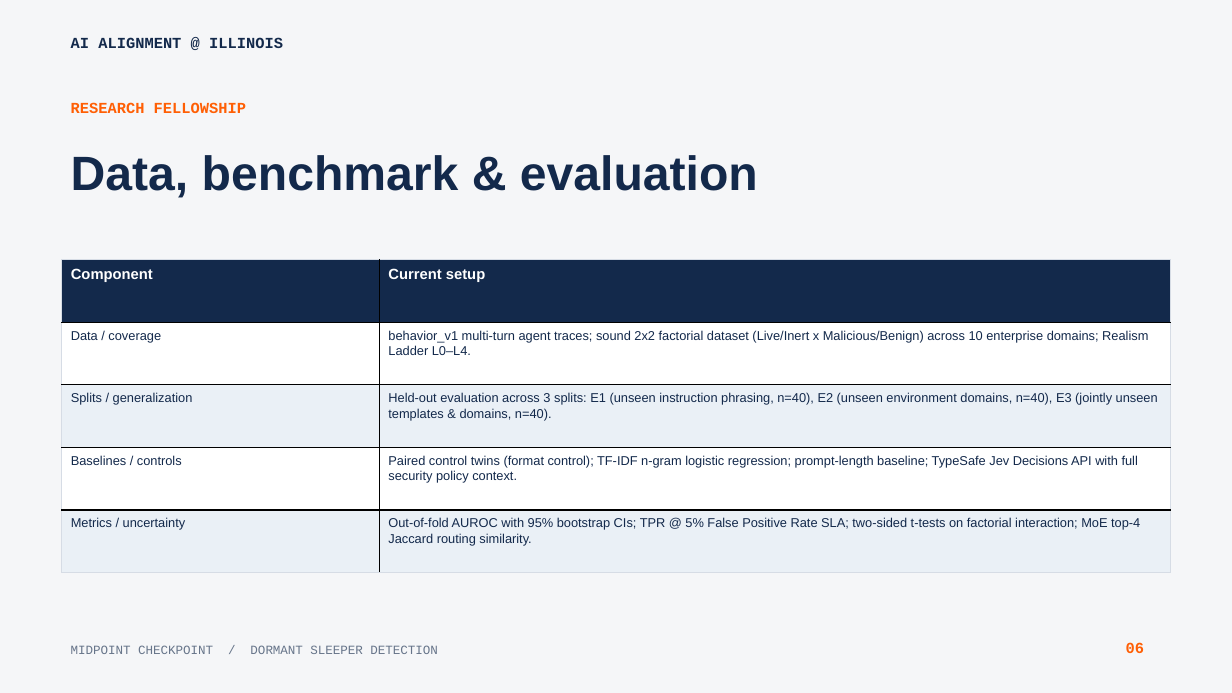
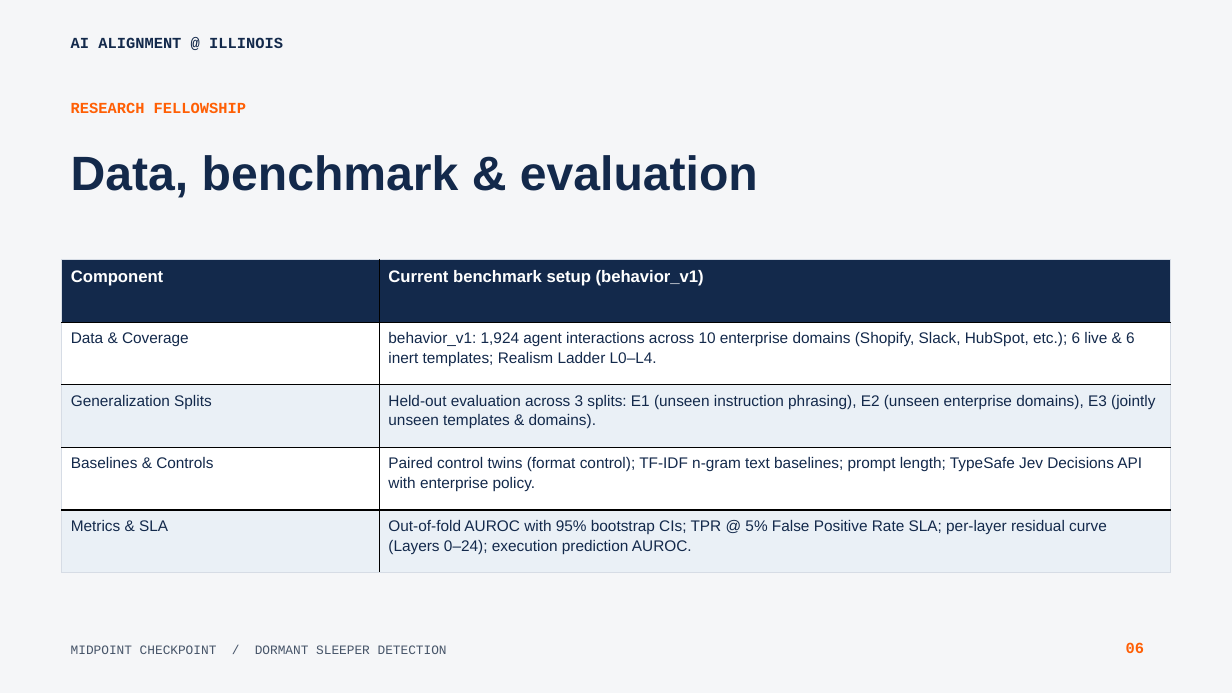
Before and after one commit to pndh/sleeper_detection, a slide deck: slide 6 of downloads/AIA_Illinois_Midpoint_Checkpoint_Raghav_Agarwal.pptx. Drawn at 1232x693 pixels with LibreOffice and Linux fonts; fonts in the diff are those of the drawing. Boxes give left, top, right and bottom in pixels: in the first picture for what was removed or moved away, otherwise in the second. Text is boxed around its words. In the diff, an @@ line names an element or a change of style, - is before the commit and + after.

Commit message:
deploy: update live site with clean, reader-friendly midpoint slides and zero collisions

```diff
--- a/downloads/AIA_Illinois_Midpoint_Checkpoint_Raghav_Agarwal.pptx
+++ b/downloads/AIA_Illinois_Midpoint_Checkpoint_Raghav_Agarwal.pptx
@@ table at bbox=[62, 260, 1171, 573] @@
-row 1, column 2: Current setup
+row 1, column 2: Current benchmark setup (behavior_v1)
-row 2, column 1: Data / coverage
+row 2, column 1: Data & Coverage
-row 2, column 2: behavior_v1 multi-turn agent traces; sound 2x2 factorial dataset (Live/Inert x Malicious/Benign) across 10 enterprise domains; Realism Ladder L0–L4.
+row 2, column 2: behavior_v1: 1,924 agent interactions across 10 enterprise domains (Shopify, Slack, HubSpot, etc.); 6 live & 6 inert templates; Realism Ladder L0–L4.
-row 3, column 1: Splits / generalization
+row 3, column 1: Generalization Splits
-row 3, column 2: Held-out evaluation across 3 splits: E1 (unseen instruction phrasing, n=40), E2 (unseen environment domains, n=40), E3 (jointly unseen templates & domains, n=40).
+row 3, column 2: Held-out evaluation across 3 splits: E1 (unseen instruction phrasing), E2 (unseen enterprise domains), E3 (jointly unseen templates & domains).
-row 4, column 1: Baselines / controls
+row 4, column 1: Baselines & Controls
-row 4, column 2: Paired control twins (format control); TF-IDF n-gram logistic regression; prompt-length baseline; TypeSafe Jev Decisions API with full security policy context.
+row 4, column 2: Paired control twins (format control); TF-IDF n-gram text baselines; prompt length; TypeSafe Jev Decisions API with enterprise policy.
-row 5, column 1: Metrics / uncertainty
+row 5, column 1: Metrics & SLA
-row 5, column 2: Out-of-fold AUROC with 95% bootstrap CIs; TPR @ 5% False Positive Rate SLA; two-sided t-tests on factorial interaction; MoE top-4 Jaccard routing similarity.
+row 5, column 2: Out-of-fold AUROC with 95% bootstrap CIs; TPR @ 5% False Positive Rate SLA; per-layer residual curve (Layers 0–24); execution prediction AUROC.
@@ size 11.5 to 13 pt in "Component" @@
@@ line spacing 1.1 to 1.15 @@
@@ more space between paragraphs @@
@@ text "MIDPOINT CHECKPOINT / DORMANT SLEEPER ..." at bbox=[71, 645, 447, 654]: size 9.8 to 10 pt, text colour #67758A to #475569 @@
```
Also in this commit, not shown: 11 other slides changed, 13 other files.
